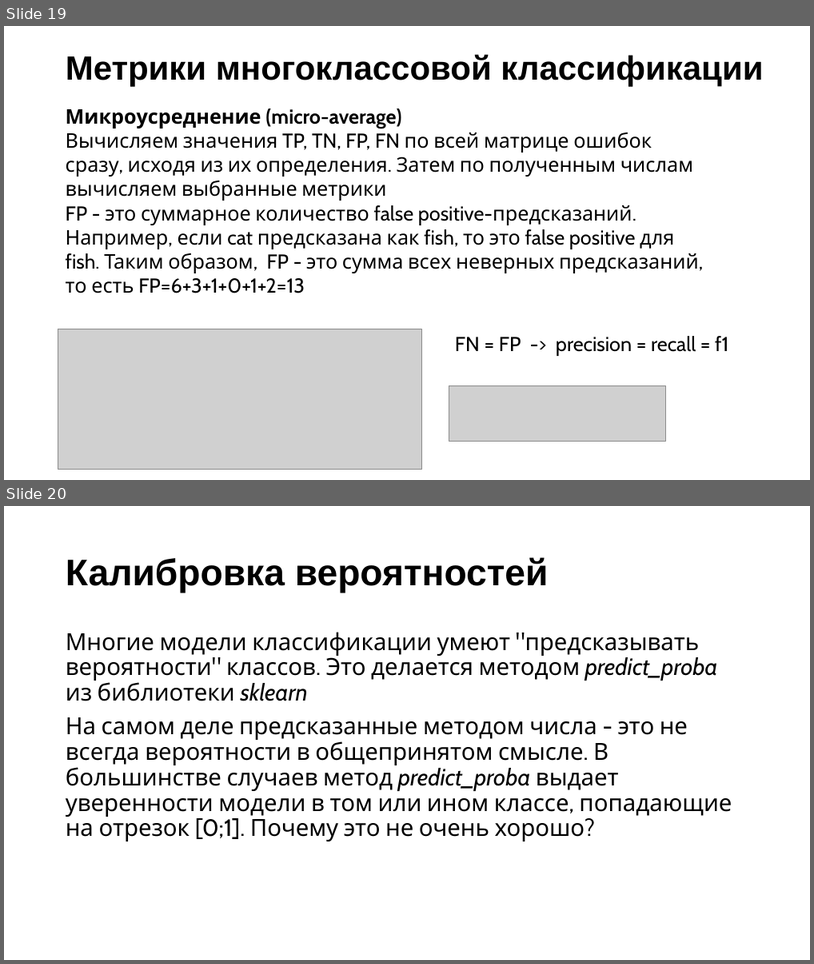
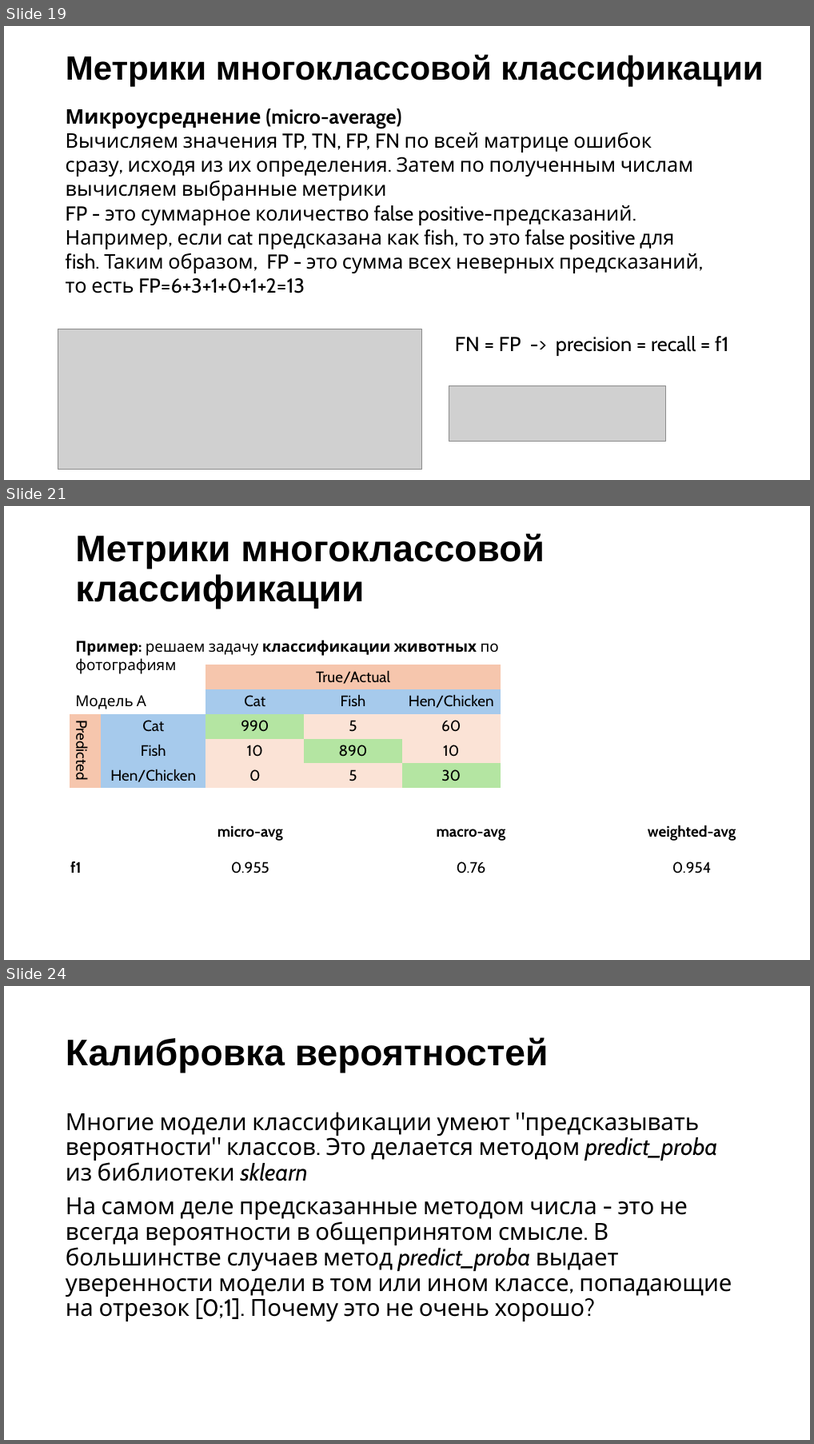
Before and after one commit to adpakw/ml_course, a slide deck: ml_1/week_7/multiclass&calibration.pptx. Shown one above the other, each under a label of ours: slides 19 and 20 before the commit, slides 19, 21 and 24 after it; the slides between them are not shown. The pictures are 814x964 and 814x1444 pixels, drawn with LibreOffice and Linux fonts; fonts in the diff are those of the drawing; grey boxes stand for pictures. Boxes give left, top, right and bottom in pixels: in the first picture for what was removed or moved away, otherwise in the second. Text is boxed around its words. In the diff, an @@ line names an element or a change of style, - is before the commit and + after.

```diff
--- a/ml_1/week_7/multiclass&calibration.pptx
+++ b/ml_1/week_7/multiclass&calibration.pptx
@@ slide 21 added at <box>4,506,810,960</box>, background #FFFFFF @@
@@ text added at <box>75,533,545,608</box>, 44 pt, text #000000, bold @@
+Метрики многоклассовой классификации
@@ text added at <box>75,640,499,709</box>, 18 pt, text #000000 @@
+Пример: решаем задачу классификации животных по фотографиям
+Модель А
@@ table added at <box>70,664,500,788</box>, 5 rows, 5 columns @@
+ |  | True/Actual |  | 
+ |  | Cat | Fish | Hen/Chicken
+Predicted | Cat | 990 | 5 | 60
+ | Fish | 10 | 890 | 10
+ | Hen/Chicken | 0 | 5 | 30
@@ table added at <box>12,820,802,890</box>, 2 rows, 4 columns @@
+ | micro-avg | macro-avg | weighted-avg
+f1 | 0.955 | 0.76 | 0.954
@@ what was slide 20 is now slide 24 @@
```
Also in this commit, not shown: 4 other slides added.
